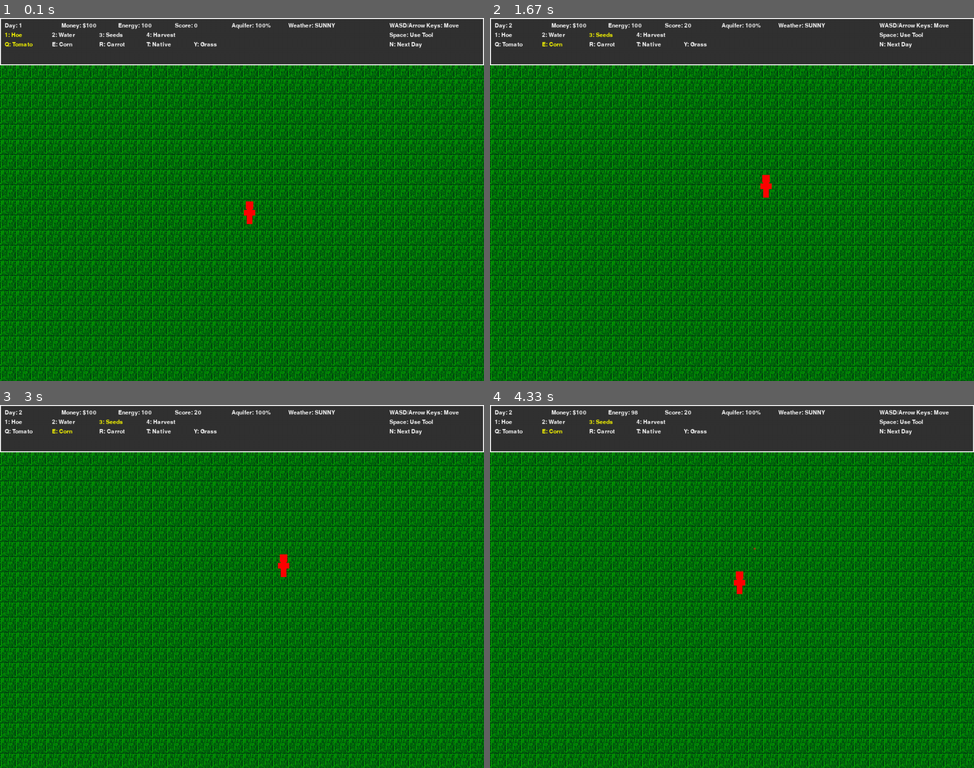
Above: before the commit, frames 1-4 (two rows, left to right).
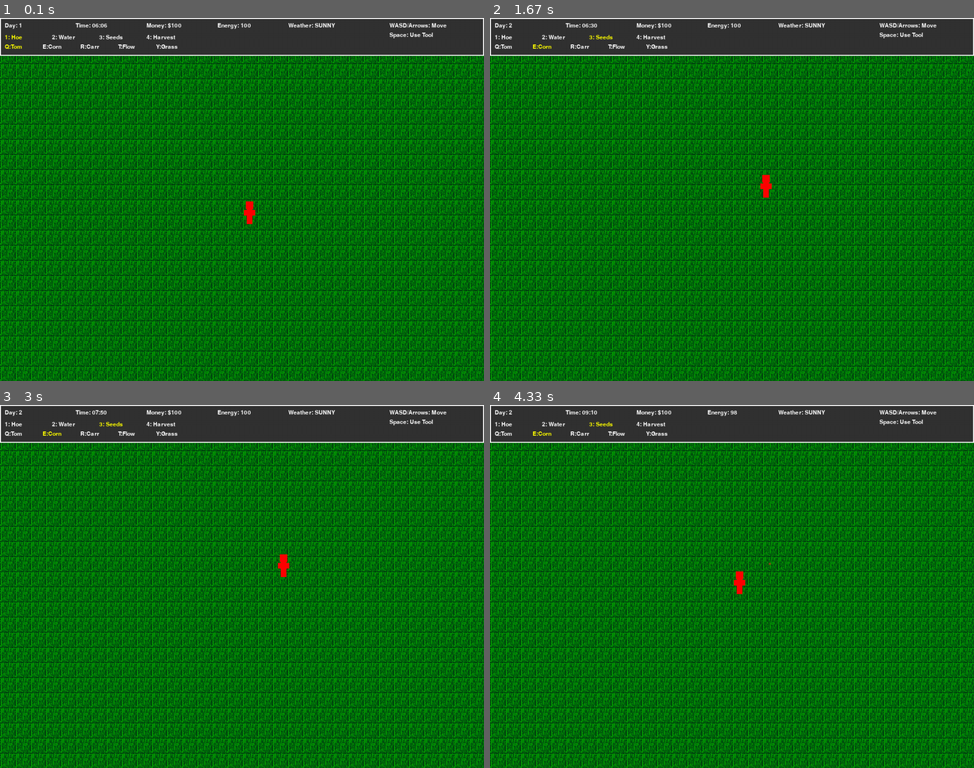
Above: after the commit, the same moments.

Repository: PETERFEE/2d_GrassSim
Game: pygame game, started from launch_game.py
Same seed, same stepped clock (60 frames per second), same inputs: the game is played once before the commit and once after it.
Inputs:
- Up to frame 1 (0.1 s): type "1 (at the terminal prompt)" at 0 s
- Up to frame 2 (1.67 s): hold Right 0.33-0.8 s; hold S 0.83-1.13 s; hold Up 0.83-1.13 s; tap 4 at 0.98 s; hold N 1.17-1.47 s; hold Up 1.17-1.47 s; tap E at 1.32 s; hold Up from 1.5 s (still down); tap 3 at 1.65 s
- Up to frame 3 (3 s): release Up at 1.8 s; hold Right 1.83-2.3 s; tap 4 at 1.98 s; tap 1 at 2.33 s; hold Left from 2.67 s (still down); tap 3 at 2.82 s
- Up to frame 4 (4.33 s): release Left at 3.2 s; tap Space at 3.23 s; hold Down 3.57-3.87 s; tap E at 3.72 s; hold Left 3.9-4.3 s; tap 3 at 4.05 s

The runs differ from the first frame. In frame 1, 3.9% of the frame differs, in the area x 0-100%, y 1-14%; in frame 2, 3.9%; in frame 3, 3.9%; in frame 4, 3.9%, in the area x 0-100%, y 1-44%.

Commit message:
james commit class update

Diff:
--- a/stardew_valley_game.py
+++ b/stardew_valley_game.py
@@ -32,6 +32,7 @@
     'day': (135, 206, 235)
 }
 
+
 class CropType(Enum):
     NONE = 0
     TOMATO = 1
@@ -40,16 +41,19 @@
     NATIVE_FLOWERS = 4
     DROUGHT_GRASS = 5
 
+
 class ToolType(Enum):
     HOE = 1
     WATERING_CAN = 2
     SEEDS = 3
     HARVEST = 4
 
+
 class WeatherType(Enum):
     SUNNY = 1
     RAINY = 2
     DROUGHT = 3
+
 
 @dataclass
 class Crop:
@@ -65,6 +69,7 @@
         self.water_level = 50
         self.health = 100
         self.planted_day = 0
+
 
 @dataclass
 class Player:
@@ -96,12 +101,14 @@
         self.selected_tool = ToolType.HOE
         self.selected_seed = CropType.TOMATO
 
+
 class GameState:
     def __init__(self):
         self.player = Player()
         self.farm_grid = [[Crop() for _ in range(GRID_WIDTH)] for _ in range(GRID_HEIGHT)]
         self.day = 1
-        self.time_of_day = 0  # 0-24 hours
+        # Time of day is stored in minutes from midnight. Starts at 6:00 AM.
+        self.time_of_day = 360
         self.weather = WeatherType.SUNNY
         self.aquifer_level = 100
         self.score = 0
@@ -114,6 +121,7 @@
         self.total_water_used = 0
         self.native_plant_bonus = 0
         self.drought_tolerance_bonus = 0
+
 
 class PixelArtRenderer:
     def __init__(self, screen):
@@ -152,6 +160,17 @@
         if crop.type == CropType.NONE:
             return
 
+        # NEW: Show health bar ONLY for non-grass crops
+        if crop.type != CropType.DROUGHT_GRASS and crop.health < 100:
+            health_ratio = crop.health / 100.0
+            health_bar_width = int(TILE_SIZE * 0.8 * health_ratio)
+            health_bar_color = (0, 255, 0) if health_ratio > 0.5 else (
+                (255, 255, 0) if health_ratio > 0.2 else (255, 0, 0))
+            pygame.draw.rect(self.screen, (0, 0, 0),
+                             (x + TILE_SIZE * 0.1 - 1, y + TILE_SIZE * 0.8 - 1, int(TILE_SIZE * 0.8) + 2, 7))
+            pygame.draw.rect(self.screen, health_bar_color,
+                             (x + TILE_SIZE * 0.1, y + TILE_SIZE * 0.8, health_bar_width, 5))
+
         # Draw crop based on type and growth stage on top of grass
         if crop.type == CropType.TOMATO:
             self.draw_tomato_crop(x, y, crop)
@@ -211,15 +230,24 @@
             pygame.draw.rect(self.screen, (255, 255, 0), (x + 8, y + 8, 16, 16))
 
     def draw_drought_grass(self, x: int, y: int, crop: Crop):
-        """Draw drought-resistant grass pixel art"""
-        if crop.growth_stage == 0:  # Seed
-            pygame.draw.rect(self.screen, (139, 69, 19), (x + 14, y + 14, 4, 4))
-        elif crop.growth_stage == 1:  # Sprout
-            pygame.draw.rect(self.screen, (0, 100, 0), (x + 12, y + 12, 8, 8))
-        elif crop.growth_stage == 2:  # Growing
-            pygame.draw.rect(self.screen, (0, 128, 0), (x + 8, y + 8, 16, 16))
-        elif crop.growth_stage == 3:  # Ready
-            pygame.draw.rect(self.screen, (34, 139, 34), (x + 6, y + 6, 20, 20))
+        """Draw drought-resistant grass based on its 7-stage health."""
+        health_colors = {
+            7: (34, 139, 34),  # Lush Green
+            6: (50, 150, 50),  # Healthy Green
+            5: (107, 142, 35),  # Olive
+            4: (154, 205, 50),  # Yellow Green
+            3: (205, 133, 63),  # Light Brown
+            2: (189, 183, 107),  # Khaki
+            1: (139, 69, 19),  # Dead Brown
+        }
+
+        # Get the color for the current health, defaulting to dead color if not found
+        color = health_colors.get(crop.health, health_colors[1])
+
+        # Draw simple grass blades that change color
+        pygame.draw.rect(self.screen, color, (x + 6, y + 6, 20, 20))
+        pygame.draw.rect(self.screen, tuple(c * 0.8 for c in color), (x + 10, y + 10, 12, 12))  # Darker center
+
 
 class Game:
     def __init__(self):
@@ -229,21 +257,21 @@
         self.renderer = PixelArtRenderer(self.screen)
 
     def handle_input(self):
-        """Handle player input"""
+        """Handle player input for continuous movement"""
         keys = pygame.key.get_pressed()
 
         # Character movement
         if keys[pygame.K_LEFT] or keys[pygame.K_a]:
             self.state.player.x = max(0, self.state.player.x - 2)
         if keys[pygame.K_RIGHT] or keys[pygame.K_d]:
-            self.state.player.x = min(SCREEN_WIDTH - 32, self.state.player.x + 2)
+            self.state.player.x = min(SCREEN_WIDTH - TILE_SIZE, self.state.player.x + 2)
         if keys[pygame.K_UP] or keys[pygame.K_w]:
             self.state.player.y = max(0, self.state.player.y - 2)
         if keys[pygame.K_DOWN] or keys[pygame.K_s]:
-            self.state.player.y = min(SCREEN_HEIGHT - 32, self.state.player.y + 2)
+            self.state.player.y = min(SCREEN_HEIGHT - TILE_SIZE, self.state.player.y + 2)
 
     def handle_events(self):
-        """Handle pygame events"""
+        """Handle discrete pygame events"""
         for event in pygame.event.get():
             if event.type == pygame.QUIT:
                 self.state.running = False
@@ -275,21 +303,25 @@
                 elif event.key == pygame.K_SPACE:
                     self.perform_action()
 
-                # Next day
+                # Next day (for debugging)
                 elif event.key == pygame.K_n:
                     self.next_day()
 
     def perform_action(self):
         """Perform action based on selected tool"""
-        player_x = int(self.state.player.x // TILE_SIZE)
-        player_y = int(self.state.player.y // TILE_SIZE)
-
-        if 0 <= player_x < GRID_WIDTH and 0 <= player_y < GRID_HEIGHT:
-            tile = self.state.farm_grid[player_y][player_x]
+        # Center of the player for more accurate tile selection
+        player_center_x = self.state.player.x + TILE_SIZE / 2
+        player_center_y = self.state.player.y + TILE_SIZE / 2
+
+        grid_x = int(player_center_x // TILE_SIZE)
+        grid_y = int(player_center_y // TILE_SIZE)
+
+        if 0 <= grid_x < GRID_WIDTH and 0 <= grid_y < GRID_HEIGHT:
+            tile = self.state.farm_grid[grid_y][grid_x]
 
             if self.state.player.selected_tool == ToolType.HOE:
                 if tile.type == CropType.NONE:
-                    tile.type = CropType.NONE  # Prepare soil
+                    # You can add a visual indicator for tilled soil here if desired
                     self.state.player.energy -= 5
 
             elif self.state.player.selected_tool == ToolType.WATERING_CAN:
@@ -300,25 +332,34 @@
                     self.state.player.energy -= 3
 
             elif self.state.player.selected_tool == ToolType.SEEDS:
-                if tile.type == CropType.NONE:
-                    seed_name = f"{self.state.player.selected_seed.name.lower()}_seeds"
-                    if self.state.player.inventory.get(seed_name, 0) > 0:
-                        tile.type = self.state.player.selected_seed
-                        tile.planted_day = self.state.day
-                        tile.growth_stage = 0
-                        tile.water_level = 50
-                        tile.health = 100
-                        self.state.player.inventory[seed_name] -= 1
-                        self.state.player.energy -= 2
+                seed_name = f"{self.state.player.selected_seed.name.lower()}_seeds"
+                # Check if soil is tilled (for now, just check if it's empty)
+                if tile.type == CropType.NONE and self.state.player.inventory.get(seed_name, 0) > 0:
+                    tile.type = self.state.player.selected_seed
+                    tile.planted_day = self.state.day
+                    tile.growth_stage = 0
+                    tile.water_level = 50
+                    # NEW: Set health based on crop type
+                    if tile.type == CropType.DROUGHT_GRASS:
+                        tile.health = 7  # Grass uses 7-stage health
+                    else:
+                        tile.health = 100  # Other crops use 100-point health
+                    self.state.player.inventory[seed_name] -= 1
+                    self.state.player.energy -= 2
 
             elif self.state.player.selected_tool == ToolType.HARVEST:
                 if tile.type != CropType.NONE and tile.growth_stage >= 3:
                     crop_name = tile.type.name.lower()
-                    if crop_name.endswith('s'):
-                        crop_name = crop_name[:-1]  # Remove 's' for inventory
+                    if not crop_name.endswith('s'):
+                        crop_name += 's'  # Ensure plural for inventory keys
+
+                    if crop_name == "native_flowerss":  # Handle pluralization edge case
+                        crop_name = "native_flowers"
+
                     self.state.player.inventory[crop_name] += 1
                     self.state.player.money += self.get_crop_value(tile.type)
-                    tile.type = CropType.NONE
+                    # Reset the tile to a default state
+                    self.state.farm_grid[grid_y][grid_x] = Crop()
                     self.state.player.energy -= 1
 
     def get_crop_value(self, crop_type: CropType) -> int:
@@ -327,64 +368,74 @@
             CropType.TOMATO: 10,
             CropType.CORN: 15,
             CropType.CARROT: 8,
-            CropType.NATIVE_FLOWERS: 25,  # Bonus for native plants
+            CropType.NATIVE_FLOWERS: 25,
             CropType.DROUGHT_GRASS: 20
         }
         return values.get(crop_type, 5)
 
     def update_crops(self):
-        """Update crop growth and health"""
+        """Update crop growth and health at the start of a new day"""
         for y in range(GRID_HEIGHT):
             for x in range(GRID_WIDTH):
                 crop = self.state.farm_grid[y][x]
                 if crop.type != CropType.NONE:
-                    # Update growth
-                    days_planted = self.state.day - crop.planted_day
-                    if days_planted > 0:
-                        crop.growth_stage = min(3, days_planted // 2)
-
-                    # Update water level based on weather and crop type
-                    water_loss = self.get_water_loss(crop)
-                    crop.water_level = max(0, crop.water_level - water_loss)
-
-                    # Update health based on water level
-                    if crop.water_level < 20:
-                        crop.health -= 10
-                    elif crop.water_level > 80:
-                        crop.health = min(100, crop.health + 5)
-
-                    # Crop dies if health reaches 0
+                    # NEW: Different health logic for grass vs. other crops
+                    if crop.type == CropType.DROUGHT_GRASS:
+                        # Grass health just decays by 1 stage each day
+                        crop.health = max(0, crop.health - 1)
+                    else:
+                        # Logic for all other crops
+                        days_planted = self.state.day - crop.planted_day
+                        if days_planted > 0:
+                            crop.growth_stage = min(3, days_planted // 2)
+
+                        water_loss = self.get_water_loss(crop)
+                        crop.water_level = max(0, crop.water_level - water_loss)
+
+                        if crop.water_level < 20:
+                            crop.health -= 10
+                        elif crop.water_level > 80:
+                            crop.health = min(100, crop.health + 5)
+
+                        crop.health = max(0, crop.health - 2)
+
+                    # Crop dies if health reaches 0 (works for both systems)
                     if crop.health <= 0:
-                        crop.type = CropType.NONE
+                        self.state.farm_grid[y][x] = Crop()  # Reset the tile
 
     def get_water_loss(self, crop: Crop) -> int:
         """Calculate water loss based on crop type and weather"""
         base_loss = 5
 
-        # Weather effects
         if self.state.weather == WeatherType.DROUGHT:
             base_loss *= 2
         elif self.state.weather == WeatherType.RAINY:
-            base_loss = 0
-
-        # Crop-specific drought tolerance
+            base_loss = -10  # Rainy weather waters the plants
+
         drought_tolerance = {
-            CropType.TOMATO: 0.8,
-            CropType.CORN: 0.6,
-            CropType.CARROT: 0.9,
-            CropType.NATIVE_FLOWERS: 0.3,  # Very drought tolerant
-            CropType.DROUGHT_GRASS: 0.2    # Extremely drought tolerant
+            CropType.TOMATO: 1.0,
+            CropType.CORN: 0.8,
+            CropType.CARROT: 1.2,
+            CropType.NATIVE_FLOWERS: 0.3,
+            CropType.DROUGHT_GRASS: 0.2
         }
 
         return int(base_loss * drought_tolerance.get(crop.type, 1.0))
+
+    def update_time(self):
+        """Update the in-game time. 1 real second = 1 in-game minute."""
+        self.state.time_of_day += 1  # Advance one minute per frame (at 60fps)
+
+        # Day ends at 2:00 AM (26 hours * 60 minutes)
+        if self.state.time_of_day >= 26 * 60:
+            self.next_day()
 
     def next_day(self):
         """Advance to the next day"""
         self.state.day += 1
-        self.state.time_of_day = 0
-        self.state.player.energy = 100  # Restore energy
-
-        # Random weather
+        self.state.time_of_day = 360  # Reset time to 6:00 AM
+        self.state.player.energy = 100
+
         weather_roll = random.randint(1, 10)
         if weather_roll <= 6:
             self.state.weather = WeatherType.SUNNY
@@ -393,109 +444,93 @@
         else:
             self.state.weather = WeatherType.DROUGHT
 
-        # Update crops
         self.update_crops()
-
-        # Calculate score
         self.calculate_score()
 
     def calculate_score(self):
         """Calculate player score"""
         base_score = self.state.day * 10
-
-        # Count healthy crops
-        healthy_crops = sum(1 for row in self.state.farm_grid
-                           for crop in row if crop.type != CropType.NONE and crop.health > 50)
+        healthy_crops = sum(
+            1 for row in self.state.farm_grid for crop in row if crop.type != CropType.NONE and crop.health > 50)
         health_bonus = healthy_crops * 5
-
-        # Native plant bonus
-        native_crops = sum(1 for row in self.state.farm_grid
-                          for crop in row if crop.type in [CropType.NATIVE_FLOWERS, CropType.DROUGHT_GRASS])
+        native_crops = sum(1 for row in self.state.farm_grid for crop in row if
+                           crop.type in [CropType.NATIVE_FLOWERS, CropType.DROUGHT_GRASS])
         native_bonus = native_crops * 15
-
-        # Water conservation penalty
         water_penalty = self.state.total_water_used * 2
-
-        self.state.score = max(0, base_score + health_bonus + native_bonus - water_penalty)
+        self.state.score = max(0, base_score + self.state.player.money + health_bonus + native_bonus - water_penalty)
 
     def draw(self):
         """Draw the game"""
-        # Clear screen
-        self.screen.fill(COLORS['day'] if self.state.time_of_day < 18 else COLORS['night'])
-
-        # Draw farm grid using grass.png tiles
+        is_night = (self.state.time_of_day // 60) >= 18 or (self.state.time_of_day // 60) < 6
+        self.screen.fill(COLORS['night'] if is_night else COLORS['day'])
+
         for y in range(GRID_HEIGHT):
             for x in range(GRID_WIDTH):
                 tile_x = x * TILE_SIZE
                 tile_y = y * TILE_SIZE
-
-                # Draw crops (which includes the grass tile base)
                 self.renderer.draw_crop(tile_x, tile_y, self.state.farm_grid[y][x])
 
-        # Draw player
         self.renderer.draw_pixel_character(int(self.state.player.x), int(self.state.player.y), COLORS['player'])
-
-        # Draw UI
         self.draw_ui()
-
         pygame.display.flip()
 
     def draw_ui(self):
         """Draw the game UI"""
-        # UI Background
-        ui_rect = pygame.Rect(0, 0, SCREEN_WIDTH, 100)
+        ui_rect = pygame.Rect(0, 0, SCREEN_WIDTH, 80)
         pygame.draw.rect(self.screen, COLORS['ui_bg'], ui_rect)
         pygame.draw.rect(self.screen, COLORS['ui_text'], ui_rect, 2)
 
-        # Game stats
+        # NEW: Format and display the time
+        hour = (self.state.time_of_day // 60) % 24
+        minute = self.state.time_of_day % 60
+        time_str = f"Time: {hour:02d}:{minute:02d}"
+
         stats = [
             f"Day: {self.state.day}",
+            time_str,
             f"Money: ${self.state.player.money}",
             f"Energy: {self.state.player.energy}",
-            f"Score: {self.state.score}",
-            f"Aquifer: {self.state.aquifer_level}%",
             f"Weather: {self.state.weather.name}"
         ]
 
         for i, stat in enumerate(stats):
             text = self.state.small_font.render(stat, True, COLORS['ui_text'])
-            self.screen.blit(text, (10 + i * 120, 10))
-
-        # Tool selection
+            self.screen.blit(text, (10 + i * 150, 10))
+
         tools = ["1: Hoe", "2: Water", "3: Seeds", "4: Harvest"]
         for i, tool in enumerate(tools):
             color = COLORS['selected'] if i + 1 == self.state.player.selected_tool.value else COLORS['ui_text']
             text = self.state.small_font.render(tool, True, color)
-            self.screen.blit(text, (10 + i * 100, 30))
-
-        # Seed selection
-        seeds = ["Q: Tomato", "E: Corn", "R: Carrot", "T: Native", "Y: Grass"]
+            self.screen.blit(text, (10 + i * 100, 35))
+
+        seeds = ["Q:Tom", "E:Corn", "R:Carr", "T:Flow", "Y:Grass"]
+        seed_types = [CropType.TOMATO, CropType.CORN, CropType.CARROT, CropType.NATIVE_FLOWERS, CropType.DROUGHT_GRASS]
         for i, seed in enumerate(seeds):
-            color = COLORS['selected'] if i == list(CropType).index(self.state.player.selected_seed) - 1 else COLORS['ui_text']
+            color = COLORS['selected'] if seed_types[i] == self.state.player.selected_seed else COLORS['ui_text']
             text = self.state.small_font.render(seed, True, color)
-            self.screen.blit(text, (10 + i * 100, 50))
-
-        # Instructions
-        instructions = [
-            "WASD/Arrow Keys: Move",
-            "Space: Use Tool",
-            "N: Next Day"
-        ]
-
+            self.screen.blit(text, (10 + i * 80, 55))
+
+        instructions = ["WASD/Arrows: Move", "Space: Use Tool"]
         for i, instruction in enumerate(instructions):
             text = self.state.small_font.render(instruction, True, COLORS['ui_text'])
             self.screen.blit(text, (SCREEN_WIDTH - 200, 10 + i * 20))
+
+    def update(self):
+        """Handle all logic updates for each frame."""
+        self.handle_input()
+        self.update_time()
 
     def run(self):
         """Main game loop"""
         while self.state.running:
             self.handle_events()
-            self.handle_input()
+            self.update()
             self.draw()
             self.state.clock.tick(60)
 
         pygame.quit()
         sys.exit()
+
 
 if __name__ == "__main__":
     game = Game()
Binary file removed: assets/tiles/bermuda.png
Binary file removed: assets/tiles/buffalo.png
Binary file removed: assets/tiles/carrot_growing.png
Binary file removed: assets/tiles/carrot_ready.png
Binary file removed: assets/tiles/carrot_seed.png
Binary file removed: assets/tiles/carrot_sprout.png
Binary file removed: assets/tiles/corn_growing.png
Binary file removed: assets/tiles/corn_ready.png
Binary file removed: assets/tiles/corn_seed.png
Binary file removed: assets/tiles/corn_sprout.png
Binary file removed: assets/tiles/dead.png
Binary file removed: assets/tiles/dirt.png
(and 35 more such lines)
